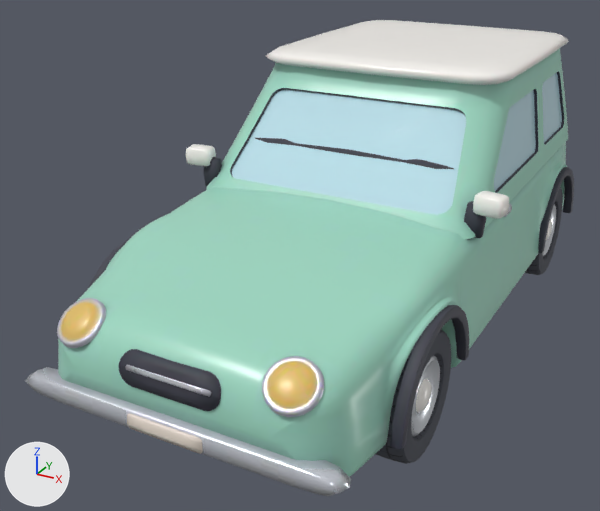
The glTF model public/traffic.glb, before and after one commit.
Camera for both pictures: a 50 mm camera at (1.75, -3.95, 2.29) aimed at (-0.26, -0.29, 0.45). Lighting does not change. The marker at lower left points along +X, +Y and +Z. The older version comes first. Where no turn or scale is listed for an object, it has been applied to the vertices.

Objects in the first picture: 'compact-car_body', 'compact-car_wheel_fl', 'compact-car_wheel_rl', 'compact-car_windows'.
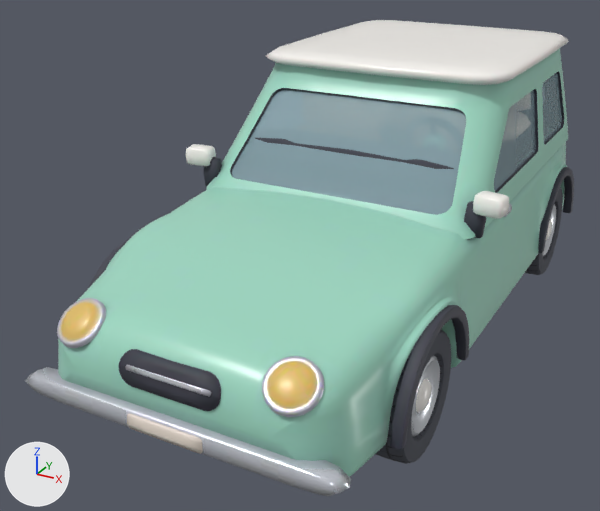
Diff of the bpy script that builds the scene:
```diff
--- a/public/traffic.glb.py
+++ b/public/traffic.glb.py
@@ mat_compact_car_window_glass_x @@
 mat_compact_car_window_glass_x.roughness = 0.06
+mat_compact_car_window_glass_x.alpha = 0.42
```

Pixel boxes [x1, y1, x2, y2] of what changed, in the pictures (600 x 511 px):
'compact-car_windows', surface changed
    both: [232, 73, 562, 215]
